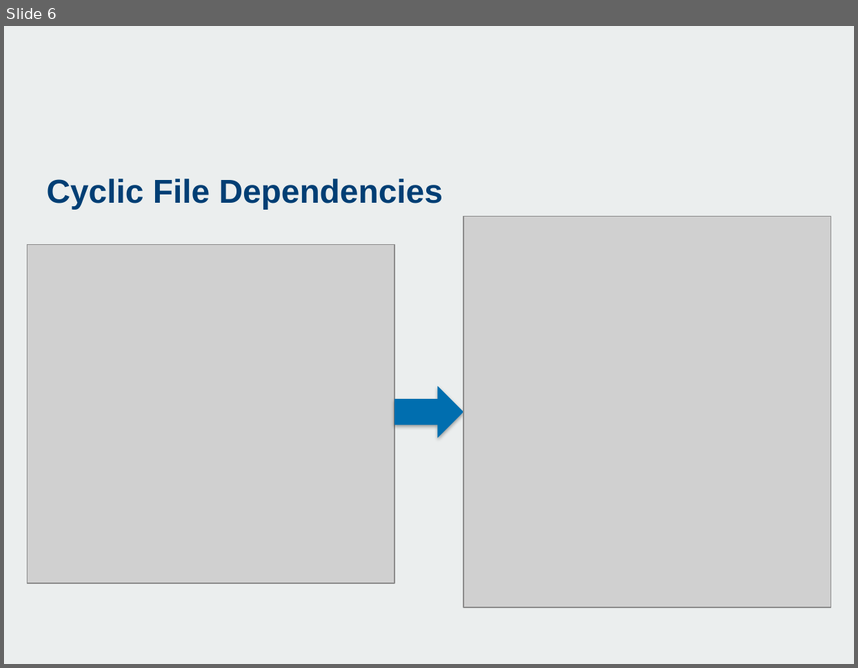
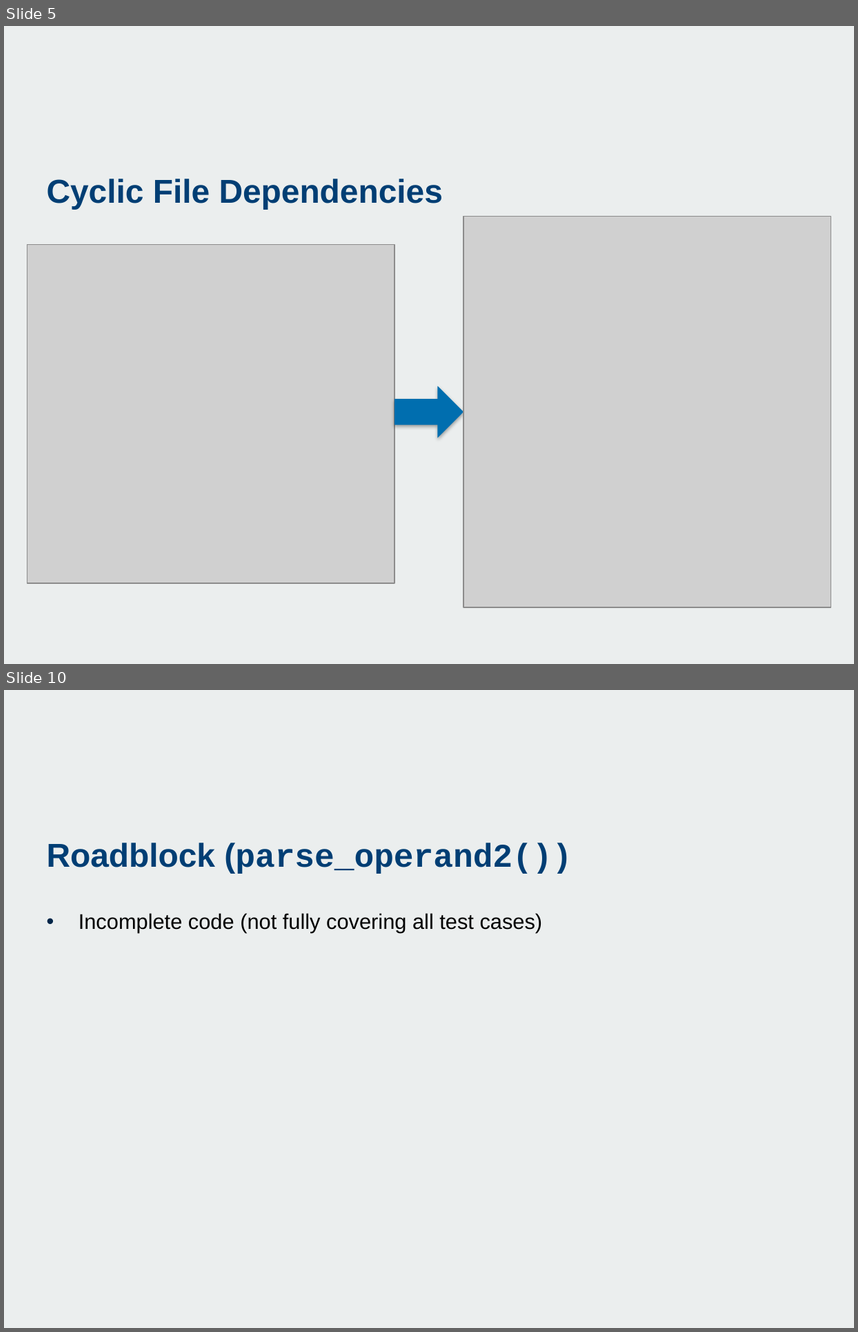
Before and after one commit to SiddhantSingh15/ImpCoin, a slide deck: doc/Group 02.pptx. Shown one above the other, each under a label of ours: slide 6 before the commit, slides 5 and 10 after it; the slides between them are not shown. The pictures are 858x668 and 858x1332 pixels, drawn with LibreOffice and Linux fonts; fonts in the diff are those of the drawing; grey boxes stand for pictures; background and template pictures are left out. Boxes give left, top, right and bottom in pixels: in the first picture for what was removed or moved away, otherwise in the second. Text is boxed around its words. In the diff, an @@ line names an element or a change of style, - is before the commit and + after.

```diff
--- a/doc/Group 02.pptx
+++ b/doc/Group 02.pptx
@@ slide 10 added at <box>4,690,854,1328</box>, background picture (left out) @@
@@ title added at <box>47,842,572,874</box>, 28 pt, text #003E74, bold @@
+Roadblock (parse_operand2())
@@ text added at <box>79,913,543,933</box>, 18 pt, text #000000 @@
+• Incomplete code (not fully covering all test cases)
@@ what was slide 6 is now slide 5 @@
```
Also in this commit, not shown: 2 slides changed, 5 other slides added, 1 slide removed, 1 other file.
